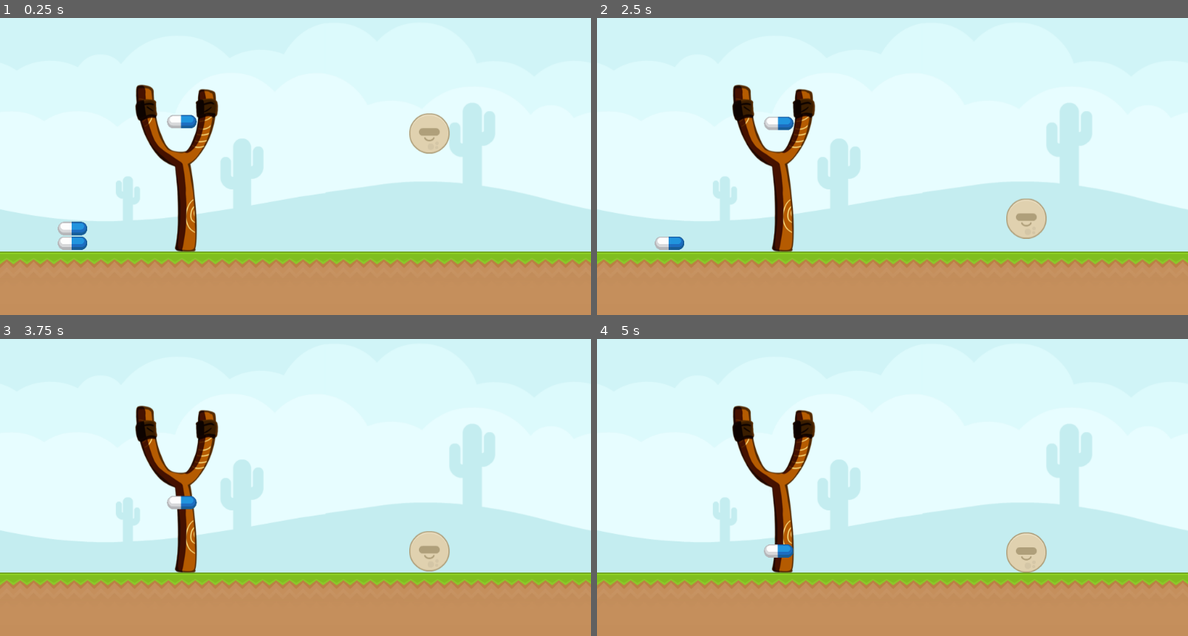
Above: before the commit, frames 1-4 (two rows, left to right).
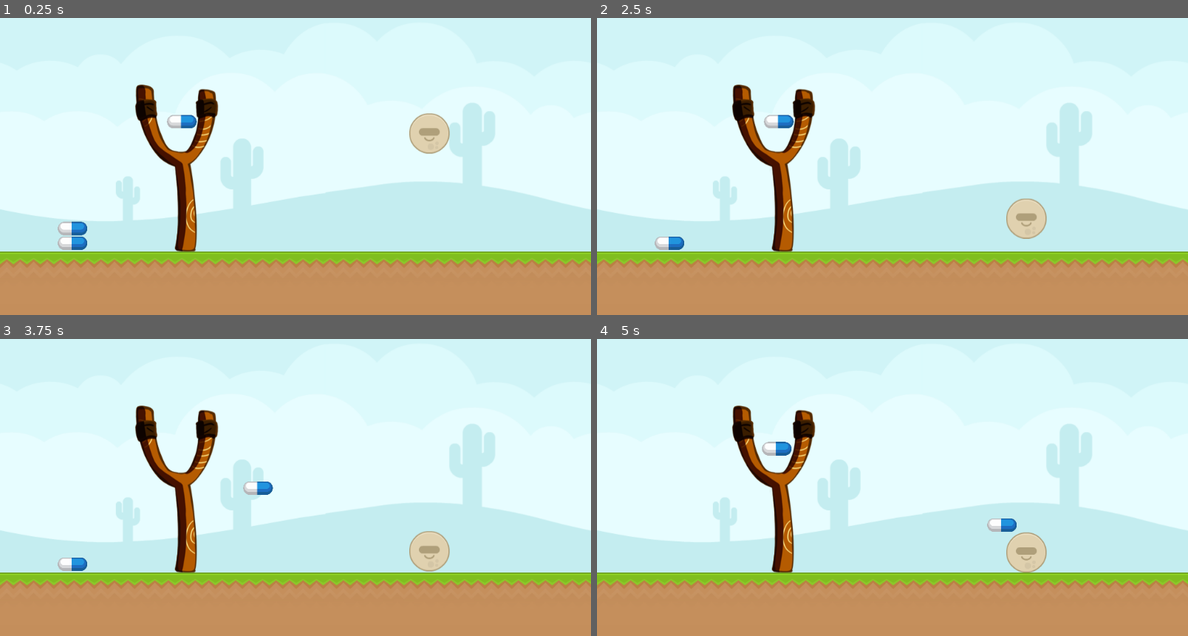
Above: after the commit, the same moments.

Repository: kleimaj/slingshot
Game: Godot game, scene res://Scenes/Level.tscn
Two runs of this game, one before a commit and one after it. Both use one fixed random seed, a clock stepped at 60 frames per second and the inputs below.
Inputs (mouse positions are in pixels of both pictures, inside the frame that each line leads up to):
- Up to frame 1 (0.25 s): no input
- Up to frame 2 (2.5 s): drag from (667, 243) to (951, 65) at 0.52 s; drag from (667, 228) to (862, 211) at 1.27 s; move the mouse to (951, 65) at 2.02 s; click (951, 65) at 2.17 s
- Up to frame 3 (3.75 s): drag from (265, 532) to (118, 410) at 2.77 s; move the mouse to (472, 514) at 3.52 s; click (472, 514) at 3.67 s
- Up to frame 4 (5 s): drag from (715, 410) to (803, 377) at 4.27 s

The runs differ from the first frame. In frame 1, 0.1% of the frame differs, in the area x 22-31%, y 22-79%; in frame 2, 0.2%; in frame 3, 0.7%, in the area x 9-47%, y 22-79%; in frame 4, 0.7%.

Commit message:
changes Z-index for half of slingshot

Diff:
--- a/Objects/Slingshot.gd
+++ b/Objects/Slingshot.gd
@@ -21,6 +21,9 @@
 	proj.apply_central_impulse(launch_impulse * ELASTIC_FORCE)
 	current_projectile = null
 
+func _input(event):
+	pass
+
 func _unhandled_input(event):
 	if current_projectile == null:
 		return
@@ -36,9 +39,10 @@
 	print("pressed", event.position)
 
 func _on_touch_released(event):
-	launch_projectile(current_projectile, launch_force)
-	launch_force = Vector2()
-	$Timer.start()
+	if launch_force.length():
+		launch_projectile(current_projectile, launch_force)
+		launch_force = Vector2()
+		$Timer.start()
 
 func _on_touch_drag(event):
 	launch_force = (rest.global_position - event.position).clamped(MAX_DISTANCE)
--- a/Objects/Slingshot.tscn
+++ b/Objects/Slingshot.tscn
@@ -6,9 +6,16 @@
 [node name="Slingshot" type="Node2D"]
 script = ExtResource( 2 )
 
-[node name="Sprite" type="Sprite" parent="."]
+[node name="SpriteBack" type="Sprite" parent="."]
 texture = ExtResource( 1 )
 centered = false
+
+[node name="SpriteFront" type="Sprite" parent="."]
+z_index = 1
+texture = ExtResource( 1 )
+centered = false
+region_enabled = true
+region_rect = Rect2( 0, 0, 75, 293 )
 
 [node name="RestPosition" type="Position2D" parent="."]
 position = Vector2( 75.2049, 65.664 )
